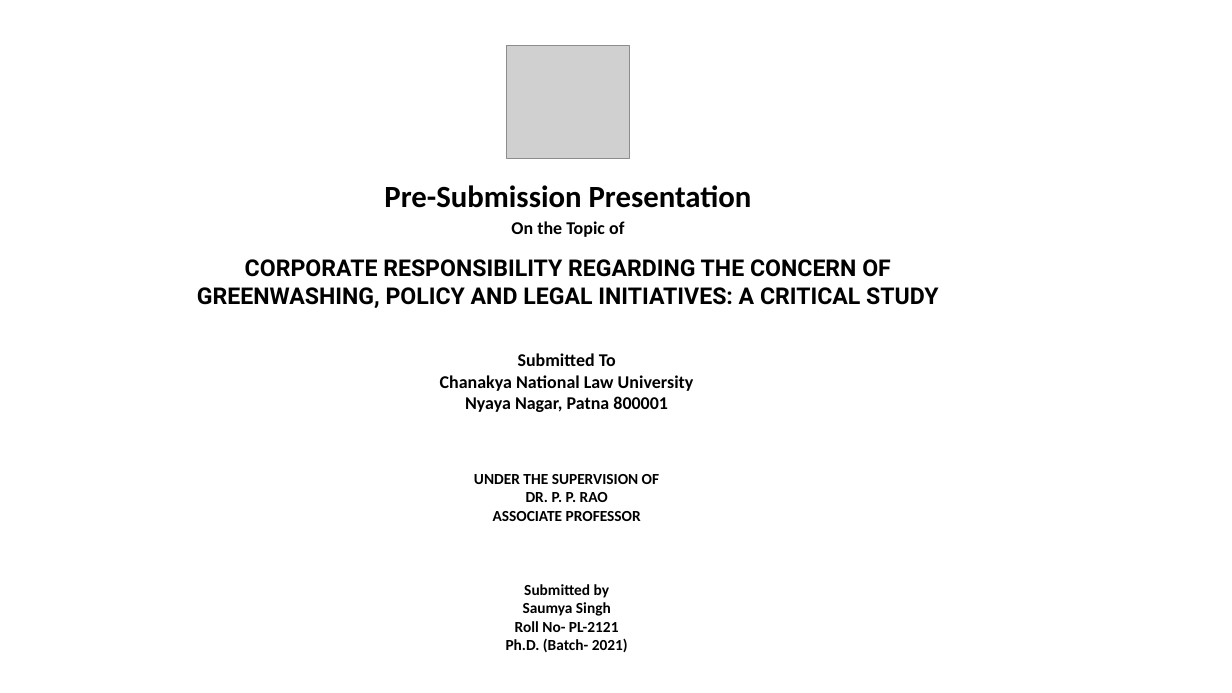
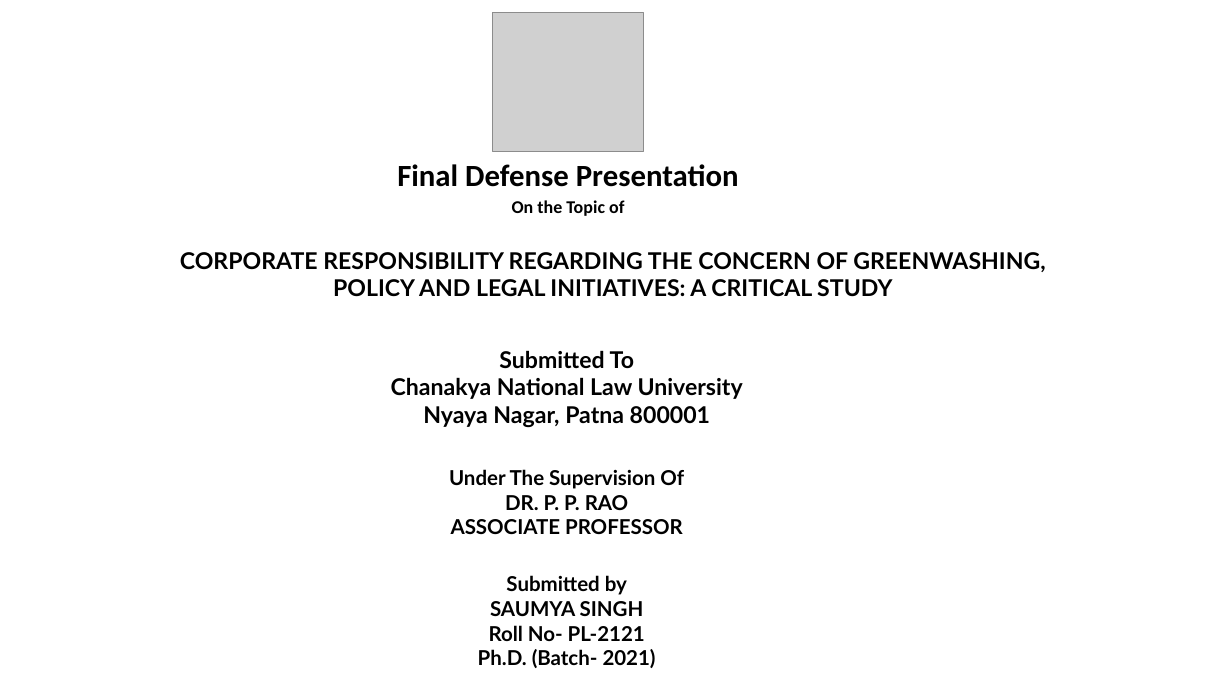
Before and after one commit to atul516/Final-VIva, a slide deck: slide 1 of Thesis Defence Presentation.pptx. Drawn at 1232x693 pixels with LibreOffice and Linux fonts; fonts in the diff are those of the drawing; grey boxes stand for pictures. Boxes give left, top, right and bottom in pixels: in the first picture for what was removed or moved away, otherwise in the second. Text is boxed around its words. In the diff, an @@ line names an element or a change of style, - is before the commit and + after.

```diff
--- a/Thesis Defence Presentation.pptx
+++ b/Thesis Defence Presentation.pptx
@@ picture resized from (x1=506, y1=45, x2=629, y2=158) to (x1=493, y1=12, x2=643, y2=152) @@
@@ text "Final Defense Presentation" moved from (x1=384, y1=185, x2=752, y2=237) to (x1=397, y1=164, x2=739, y2=216) @@
@@ text at (x1=397, y1=164, x2=739, y2=187): text changed @@
-Pre-Submission Presentation
+Final Defense Presentation
@@ text "CORPORATE RESPONSIBILITY REGARDING THE CONCERN ..." moved from (x1=197, y1=259, x2=938, y2=308) to (x1=180, y1=252, x2=1045, y2=297) @@
@@ text "CORPORATE RESPONSIBILITY REGARDING THE CONCERN ..." at (x1=180, y1=252, x2=1045, y2=297): font Roboto to Lato @@
@@ text at (x1=391, y1=350, x2=743, y2=668): size 14 to 18 pt in "Submitted To", "Chanakya National Law University", "Nyaya Nagar, Patna 800001"; font Calibri to Lato in "Submitted To", "Chanakya National Law University", "Nyaya Nagar, Patna 800001", "DR. P. P. RAO" and 4 more places; size 12 to 16 pt in "DR. P. P. RAO", "ASSOCIATE PROFESSOR", "Submitted by", "Roll No- PL-2121" and 1 more places @@
@@ text at (x1=449, y1=469, x2=684, y2=489): text changed; size 12 to 16 pt; font Calibri to Lato @@
-UNDER THE SUPERVISION OF
+Under The Supervision Of
@@ text at (x1=490, y1=601, x2=644, y2=616): text changed; size 12 to 16 pt; font Calibri to Lato @@
-Saumya Singh
+SAUMYA SINGH
```
Also in this commit, not shown: 22 other slides changed.
